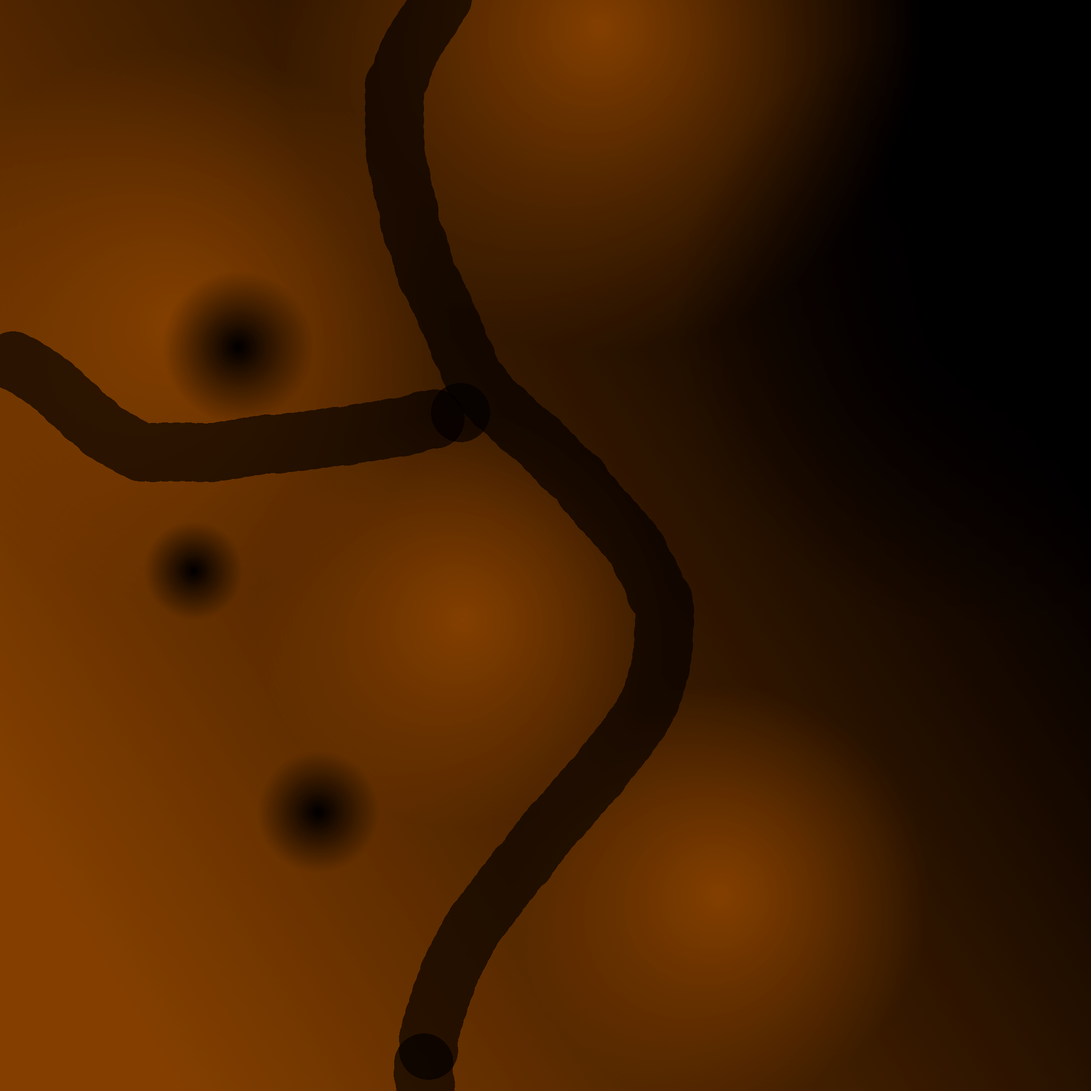
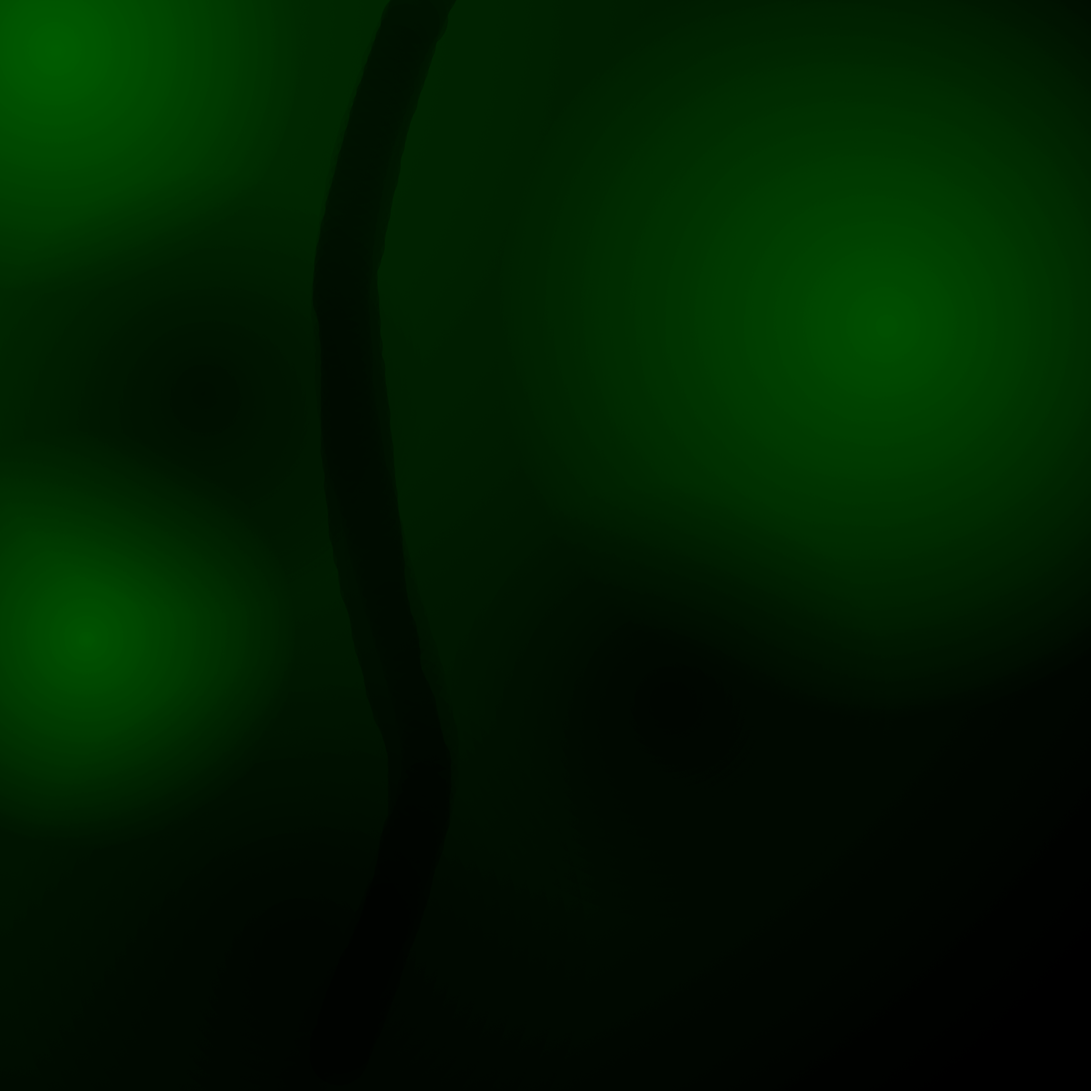
Layers edited between the first and the second (1091, 1091) image:
painted on "Texture" over <box>0,0,1091,1091</box>
hid "Height", painted on it over <box>0,0,1091,1091</box>
